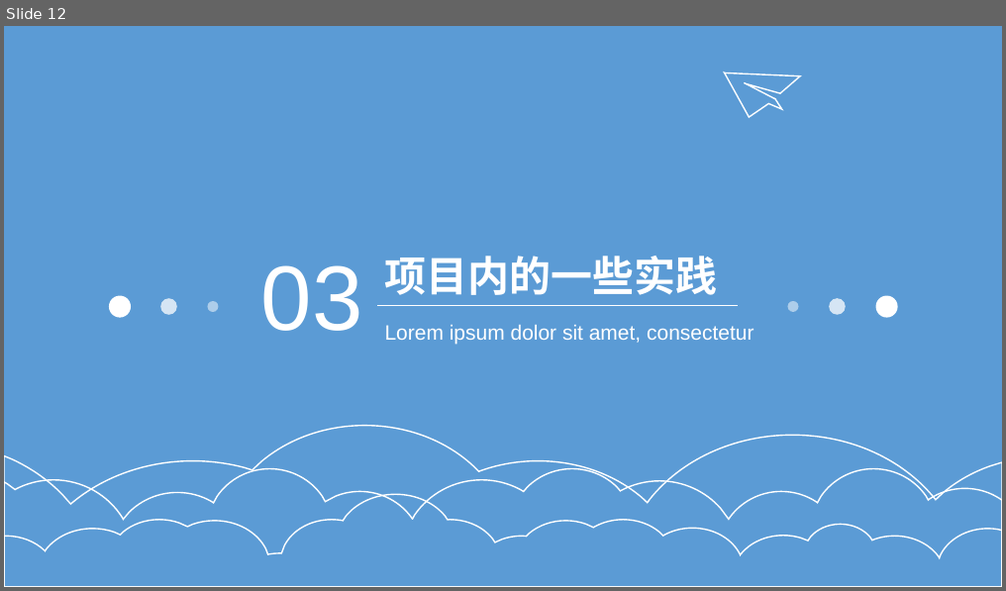
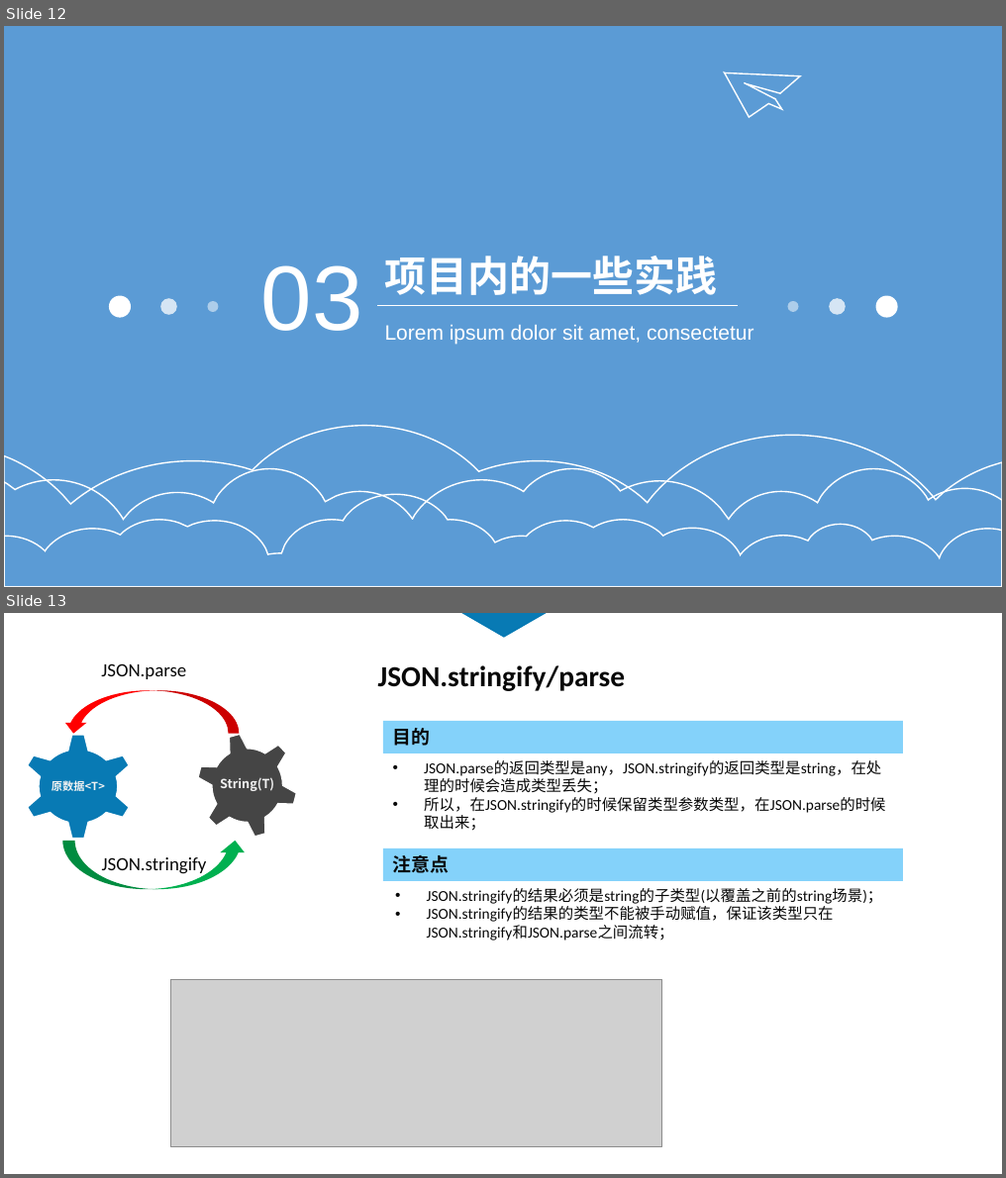
Before and after one commit to touchpillow/ts-demo, a slide deck: ts-分享.pptx. Shown one above the other, each under a label of ours: slide 12 before the commit, slides 12 and 13 after it. The pictures are 1006x591 and 1006x1178 pixels, drawn with LibreOffice and Linux fonts; fonts in the diff are those of the drawing; grey boxes stand for pictures. Boxes give left, top, right and bottom in pixels: in the first picture for what was removed or moved away, otherwise in the second. Text is boxed around its words. In the diff, an @@ line names an element or a change of style, - is before the commit and + after.

```diff
--- a/ts-分享.pptx
+++ b/ts-分享.pptx
@@ slide 13 added at bbox=[4, 613, 1002, 1174], background #FFFFFF @@
@@ freeform shape added at bbox=[462, 613, 547, 637], fill #087AB4 @@
@@ text added at bbox=[101, 663, 186, 679], 13.5 pt, text #080808 @@
+JSON.parse
@@ text added at bbox=[378, 665, 626, 691], 21 pt, text #080808, bold @@
+JSON.stringify/parse
@@ curved down arrow added at bbox=[62, 691, 240, 734], fill #FF0000 @@
@@ rectangle added at bbox=[383, 721, 903, 754], fill #84D2FA, 13.5 pt, text #080808, bold @@
+目的
@@ text added at bbox=[424, 761, 885, 813], 11 pt, text #080808 @@
+• JSON.parse的返回类型是any，JSON.stringify的返回类型是string，在处理的时候会造成类型丢失；
+• 所以，在JSON.stringify的时候保留类型参数类型，在JSON.parse的时候取出来；
@@ group added at bbox=[22, 721, 309, 851]: 2 freeform shapes, 2 texts @@
+String(T)
+原数据<T>
@@ curved up arrow added at bbox=[62, 841, 248, 889], fill #00B050 @@
@@ rectangle added at bbox=[383, 849, 903, 881], fill #84D2FA, 13.5 pt, text #080808, bold @@
+注意点
@@ text added at bbox=[102, 858, 207, 875], 13.5 pt, text #080808 @@
+JSON.stringify
@@ text added at bbox=[427, 888, 883, 941], 11 pt, text #080808 @@
+• JSON.stringify的结果必须是string的子类型(以覆盖之前的string场景)；
+• JSON.stringify的结果的类型不能被手动赋值，保证该类型只在JSON.stringify和JSON.parse之间流转；
@@ picture added at bbox=[171, 979, 662, 1147] @@
```
Also in this commit, not shown: 3 slides changed, 1 other slide added, 2 slides removed, 4 other files.
